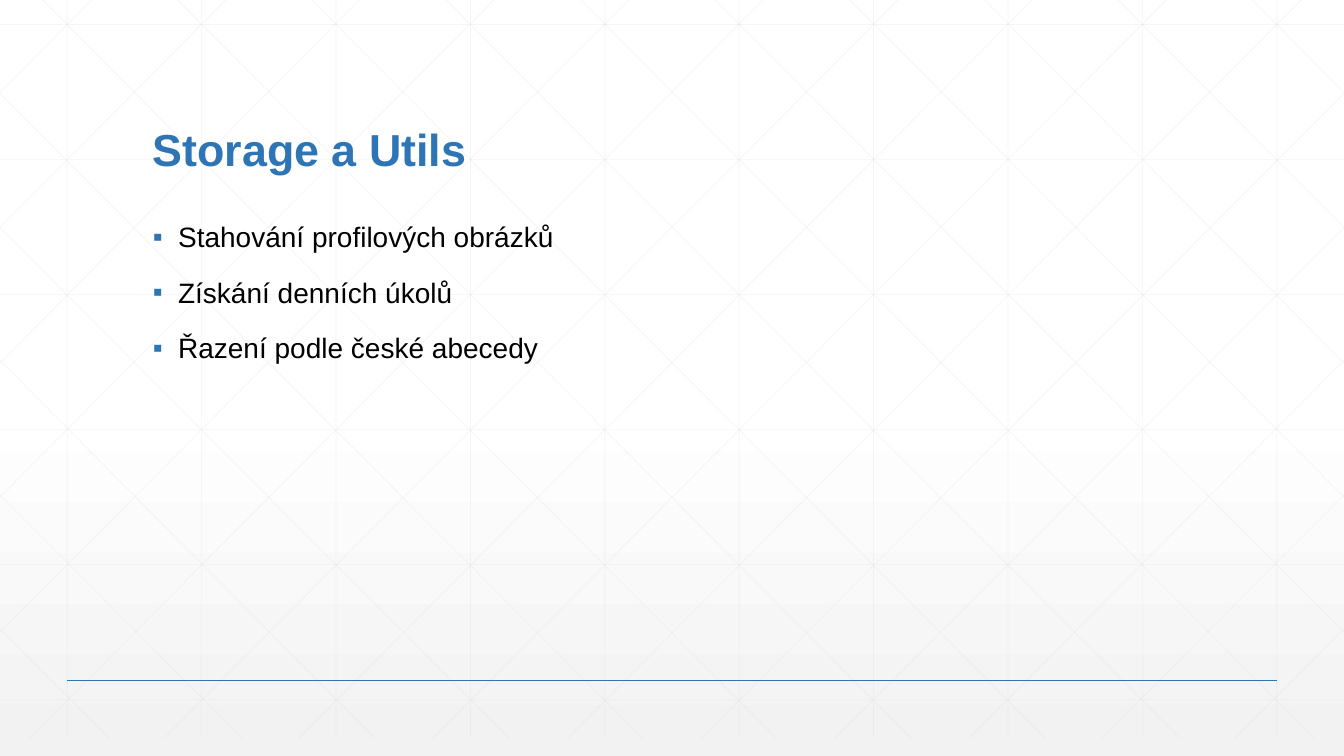
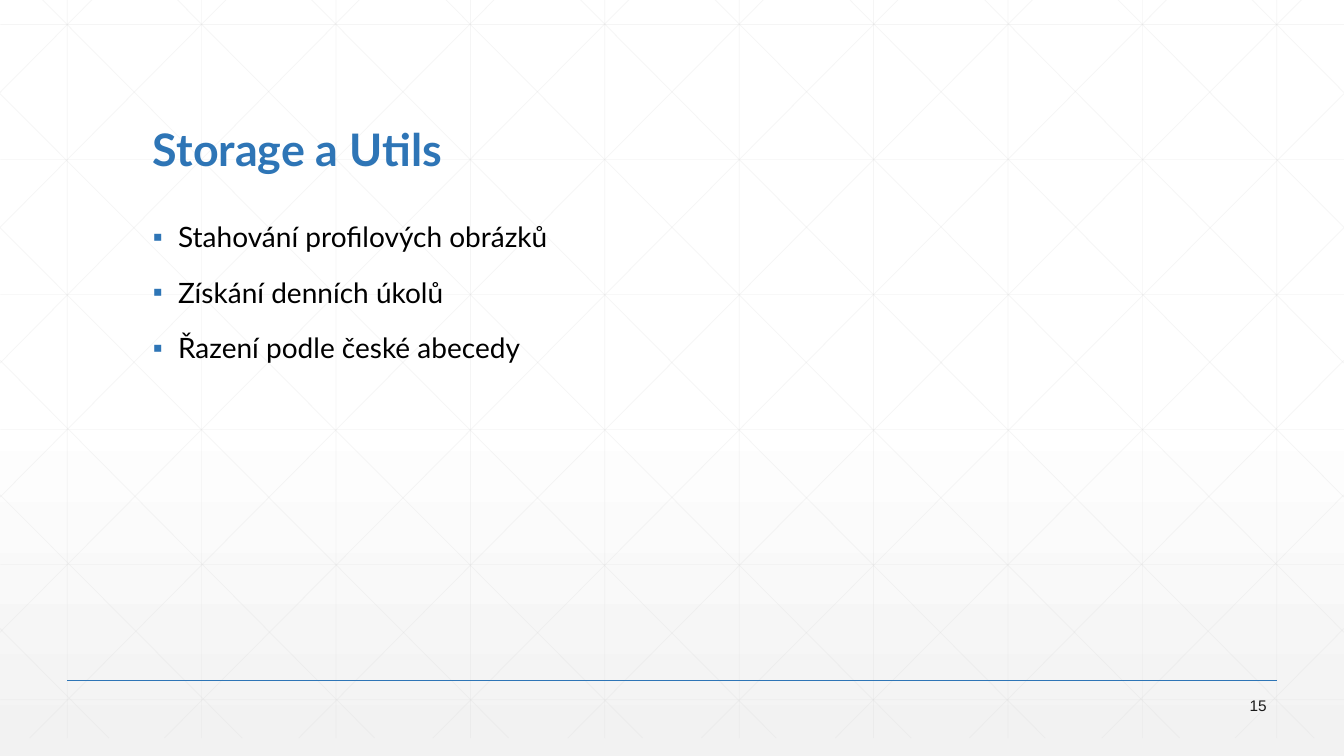
Before and after one commit to MetrKolben/MatKap, a slide deck: slide 15 of MatKap.pptx. Drawn at 1344x756 pixels with LibreOffice and Linux fonts; fonts in the diff are those of the drawing. Boxes give left, top, right and bottom in pixels: in the first picture for what was removed or moved away, otherwise in the second. Text is boxed around its words. In the diff, an @@ line names an element or a change of style, - is before the commit and + after.

```diff
--- a/MatKap.pptx
+++ b/MatKap.pptx
@@ title "Storage a Utils" at (153, 132, 442, 174): font Arial to Lato @@
@@ text "Stahování profilových obrázků" at (178, 226, 547, 363): font Arial to Lato @@
@@ page number added at (1250, 700, 1267, 711), 11 pt, text #1A1A1A @@
+15
```
Also in this commit, not shown: 18 other slides changed.
